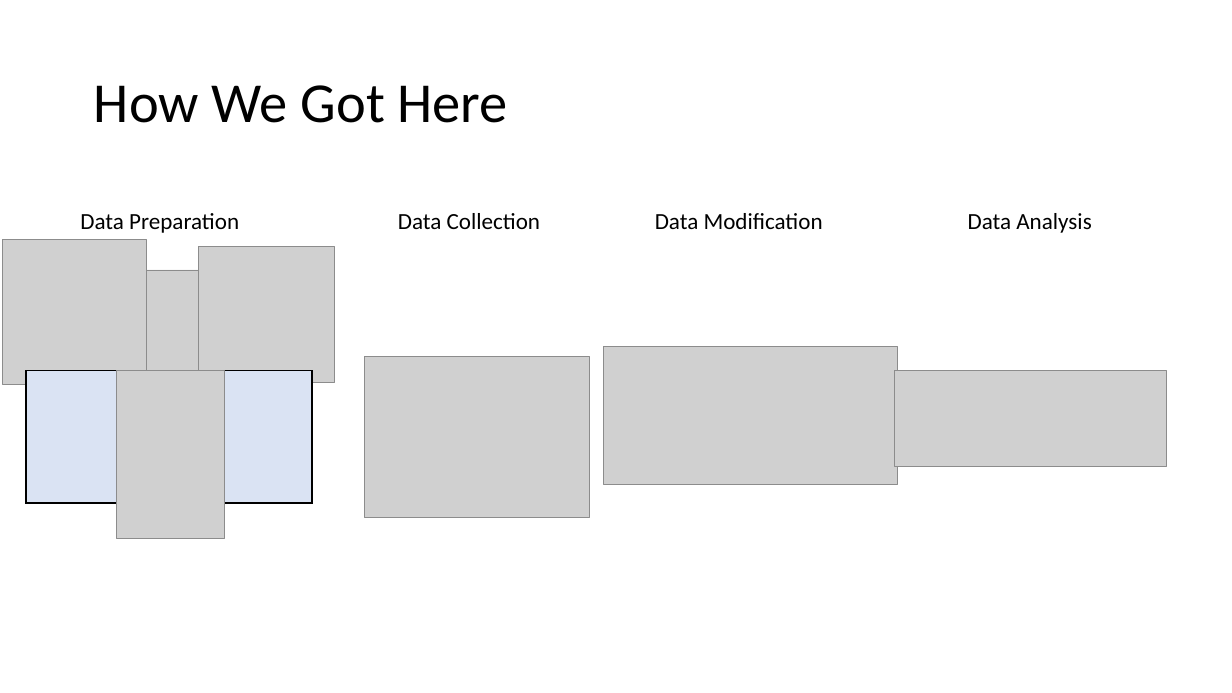
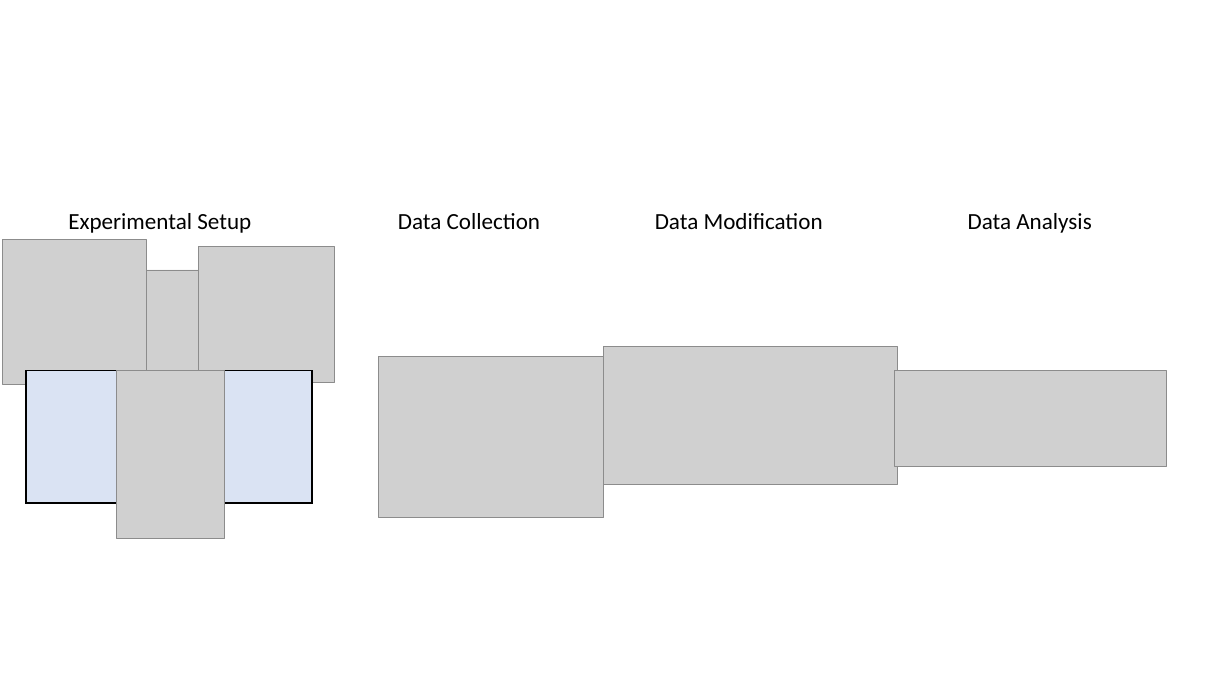
Before and after one commit to Matt9120/PracComp2022, a slide deck: slide 3 of BIOL6220Final.pptx. Drawn at 1232x693 pixels with LibreOffice and Linux fonts; fonts in the diff are those of the drawing; grey boxes stand for pictures. Boxes give left, top, right and bottom in pixels: in the first picture for what was removed or moved away, otherwise in the second. Text is boxed around its words. In the diff, an @@ line names an element or a change of style, - is before the commit and + after.

```diff
--- a/BIOL6220Final.pptx
+++ b/BIOL6220Final.pptx
@@ title removed at <box>94,85,508,123</box> @@
-How We Got Here
@@ text at <box>68,213,251,233</box>: text changed @@
-Data Preparation
+Experimental Setup
@@ picture: place and size @@
-picture at <box>364,357,590,518</box>
+picture at <box>379,357,604,518</box>
```
Also in this commit, not shown: 5 other slides changed, 1 slide removed, 2 other files.
